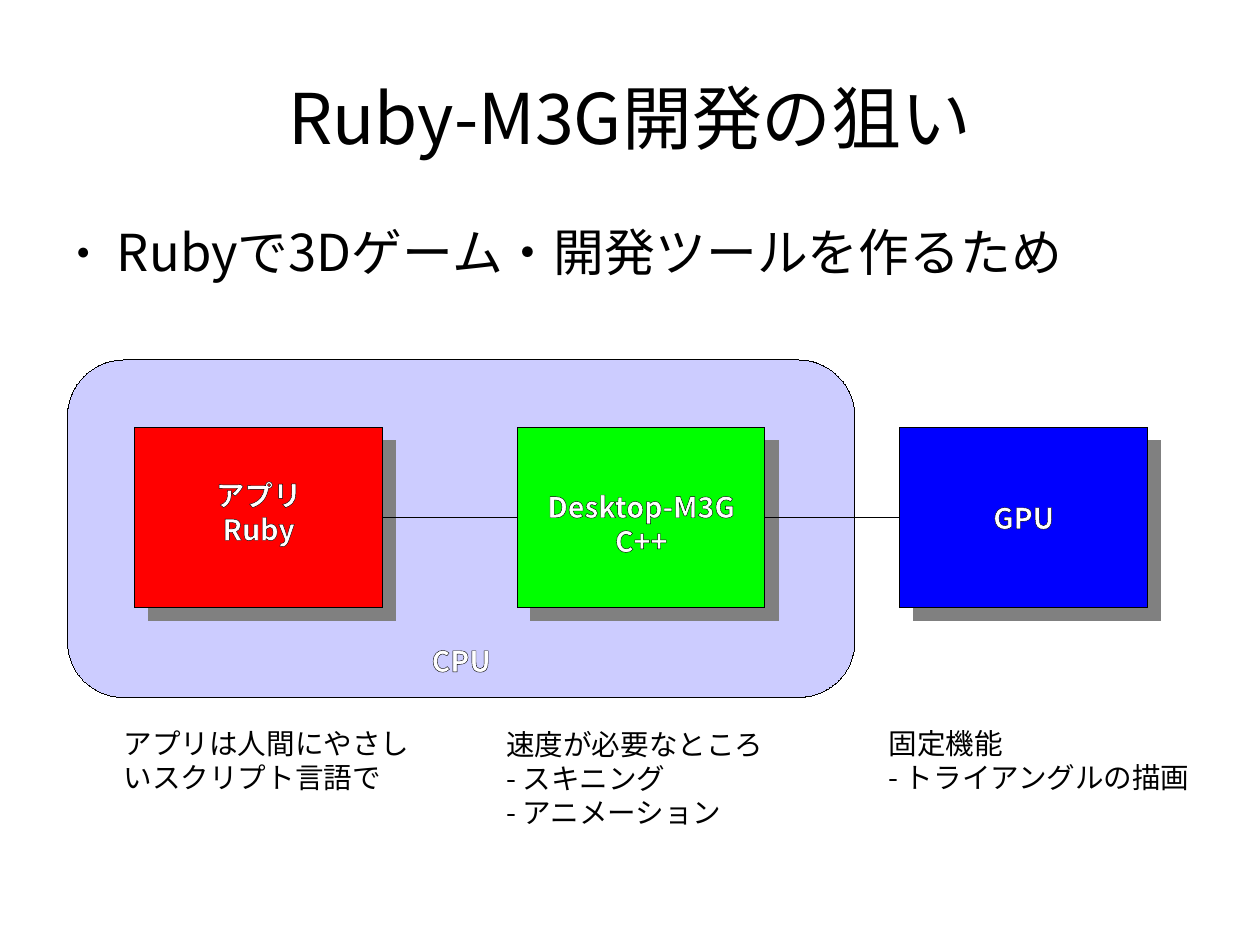
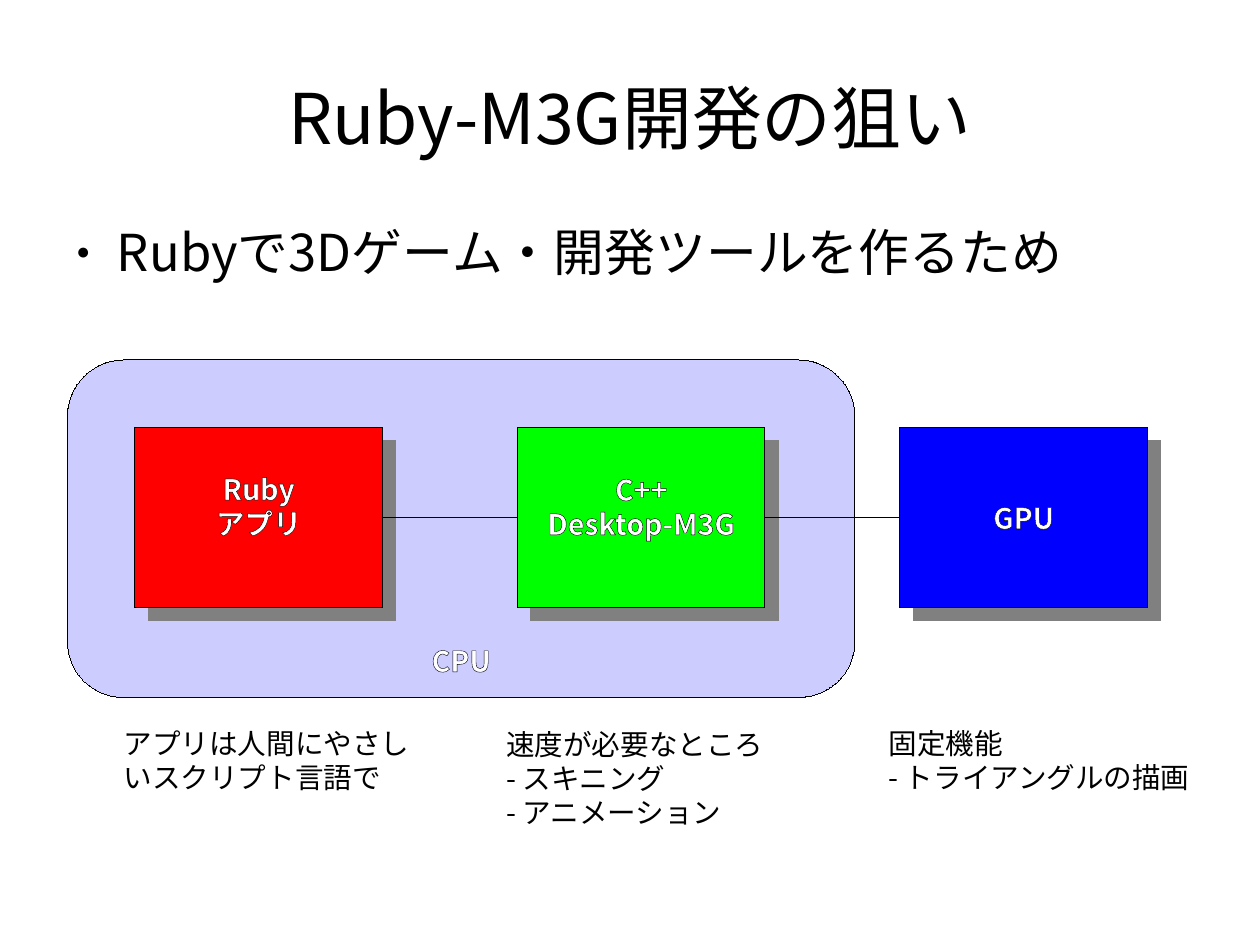
Before and after one commit to vadosnaprimer/desktop-m3g, a slide deck: slide 31 of doc/conference/Ruby会議2010.odp. Drawn at 1260x945 pixels with LibreOffice and Linux fonts; fonts in the diff are those of the drawing. Boxes give left, top, right and bottom in pixels: in the first picture for what was removed or moved away, otherwise in the second. Text is boxed around its words. In the diff, an @@ line names an element or a change of style, - is before the commit and + after.

```diff
--- a/doc/conference/Ruby会議2010.odp
+++ b/doc/conference/Ruby会議2010.odp
@@ text in rectangle at (x1=236, y1=484, x2=308, y2=520): paragraph added @@
+Ruby
@@ text in rectangle at (x1=628, y1=485, x2=680, y2=521): paragraph added @@
+C++
@@ text in rectangle at (x1=223, y1=517, x2=295, y2=547): paragraph removed @@
-Ruby
@@ text in rectangle at (x1=615, y1=523, x2=667, y2=553): paragraph removed @@
-C++
```
Also in this commit, not shown: 14 other slides changed, 1 slide added, 3 other files.
